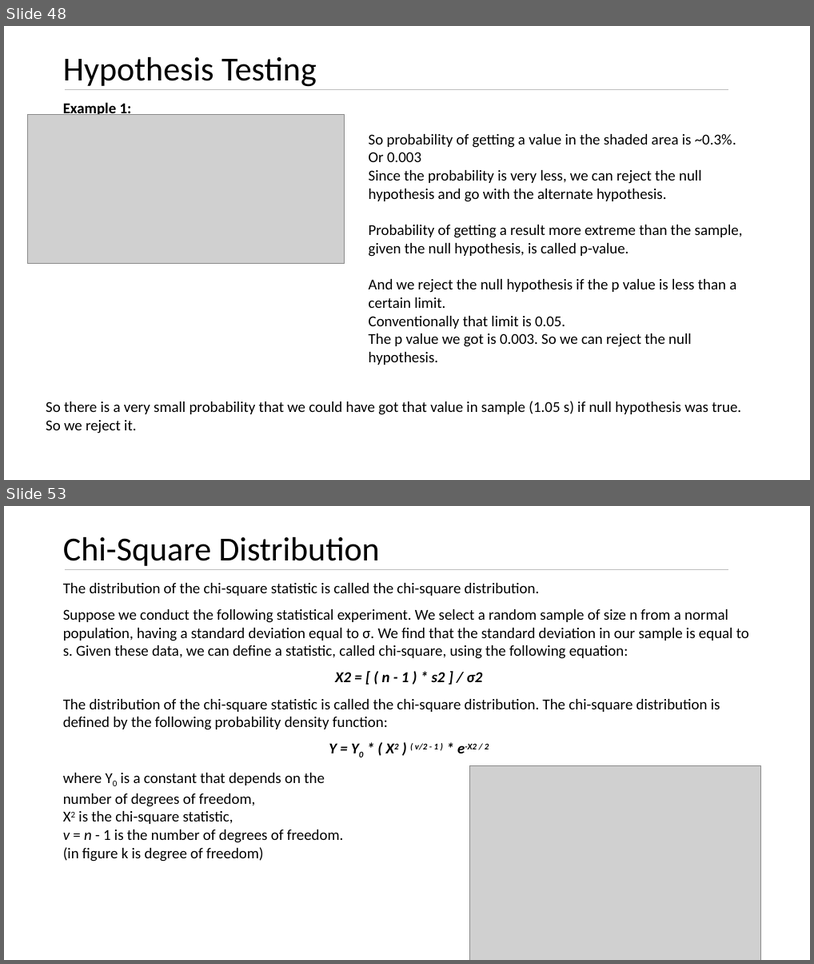
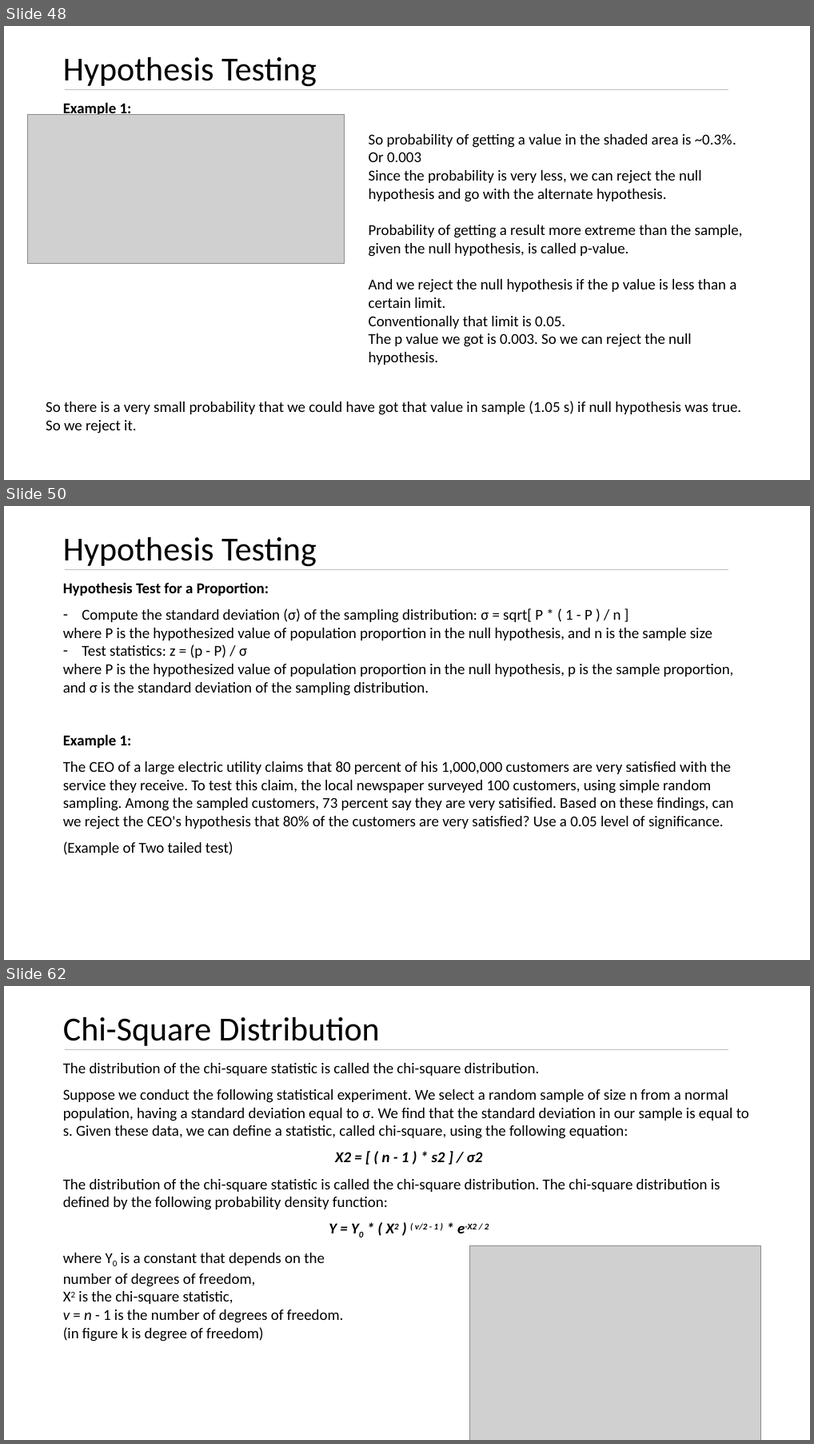
Before and after one commit to kushkul/Intro-to-Analytics, a slide deck: Statistics/Lesson 7 Inferential Statistics.pptx. Shown one above the other, each under a label of ours: slides 48 and 53 before the commit, slides 48, 50 and 62 after it; the slides between them are not shown. The pictures are 814x964 and 814x1444 pixels, drawn with LibreOffice and Linux fonts; fonts in the diff are those of the drawing; grey boxes stand for pictures. Boxes give left, top, right and bottom in pixels: in the first picture for what was removed or moved away, otherwise in the second. Text is boxed around its words. In the diff, an @@ line names an element or a change of style, - is before the commit and + after.

Commit message:
Updates for inferential statistics

```diff
--- a/Statistics/Lesson 7 Inferential Statistics.pptx
+++ b/Statistics/Lesson 7 Inferential Statistics.pptx
@@ slide 50 added at [4,506,810,960], background #FFFFFF @@
@@ title added at [63,537,317,567], 40 pt, text #000000 @@
+Hypothesis Testing
@@ line added from (65, 569) to (730, 569), #BFBFBF 0.5 pt @@
@@ text added at [63,582,734,855], 18 pt, text #000000 @@
+Hypothesis Test for a Proportion:
+– Compute the standard deviation (σ) of the sampling distribution: σ = sqrt[ P * ( 1 - P ) / n ]
+where P is the hypothesized value of population proportion in the null hypothesis, and n is the sample size
+– Test statistics: z = (p - P) / σ
+where P is the hypothesized value of population proportion in the null hypothesis, p is the sample proportion, and σ is the standard deviation of the sampling distribution.
+Example 1:
+The CEO of a large electric utility claims that 80 percent of his 1,000,000 customers are very satisfied with the service they receive. To test this claim, the local newspaper surveyed 100 customers, using simple random sampling. Among the sampled customers, 73 percent say they are very satisified. Based on these findings, can we reject the CEO's hypothesis that 80% of the customers are very satisfied? Use a 0.05 level of significance.
+(Example of Two tailed test)
@@ what was slide 53 is now slide 62 @@
```
Also in this commit, not shown: 2 slides changed, 10 other slides added, 2 slides removed.
